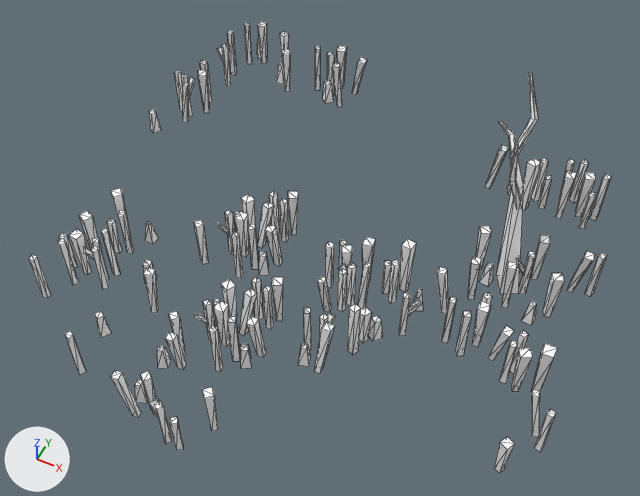
One commit to the glTF model assets/synty/simple_fantasy/models/SF_Env_Swamp_Preset_06.glb: the scene before it, then after it.
Rendered twice from a 50 mm lens placed at (0.094, -0.194, 0.241), pointed at (0.006, -0.017, 0.02). Lighting does not change. The marker at lower left points along +X, +Y and +Z. Mesh edges are drawn as thin lines.

The first picture shows 'SF_Env_Swamp_Preset_06'.
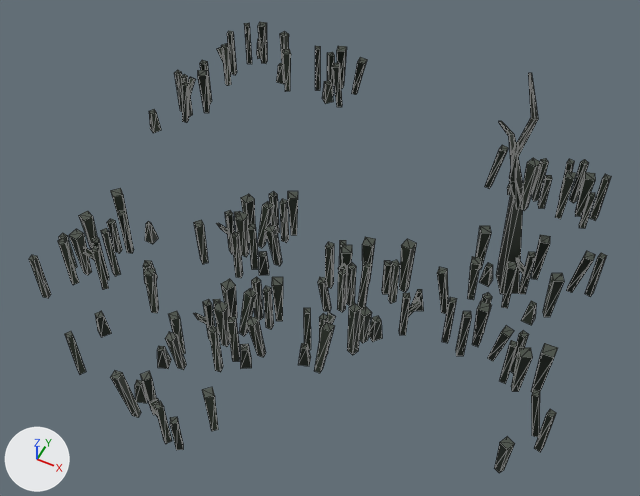
Where the change shows, as pixel boxes [x1, y1, x2, y2] in the pictures (640 x 496 px):
'SF_Env_Swamp_Preset_06', surface changed: [29, 22, 611, 473] in both

The change, as a diff of the scene's bpy script:
```diff
--- a/assets/synty/simple_fantasy/models/SF_Env_Swamp_Preset_06.glb.py
+++ b/assets/synty/simple_fantasy/models/SF_Env_Swamp_Preset_06.glb.py
@@ img_undead_footman_01 @@
+img_undead_footman_01 = load_image('Undead_Footman_01', '_unpacked/Undead_Footman_01', 512, 512, 'sRGB')
@@ mat_lambert1 @@
 mat_lambert1 = principled_material('lambert1')
-mat_lambert1.base_color = (1.0, 1.0, 1.0)  # white #ffffff
+mat_lambert1.texture = img_undead_footman_01
 mat_lambert1.roughness = 0.553
```
